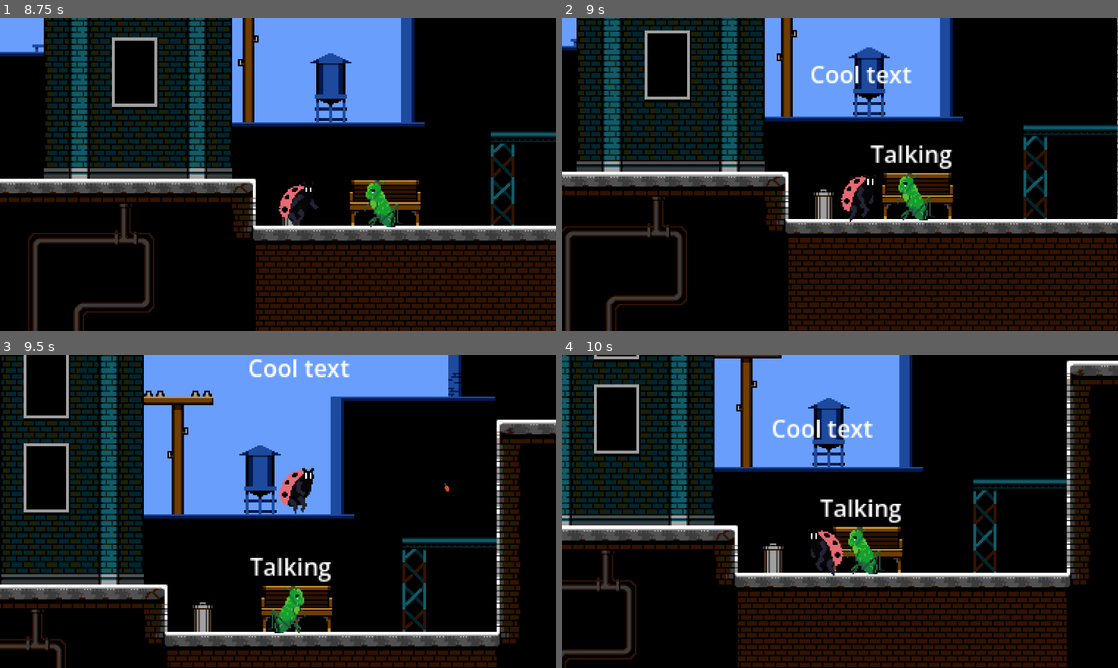
Above: before the commit, frames 1-4 (two rows, left to right).
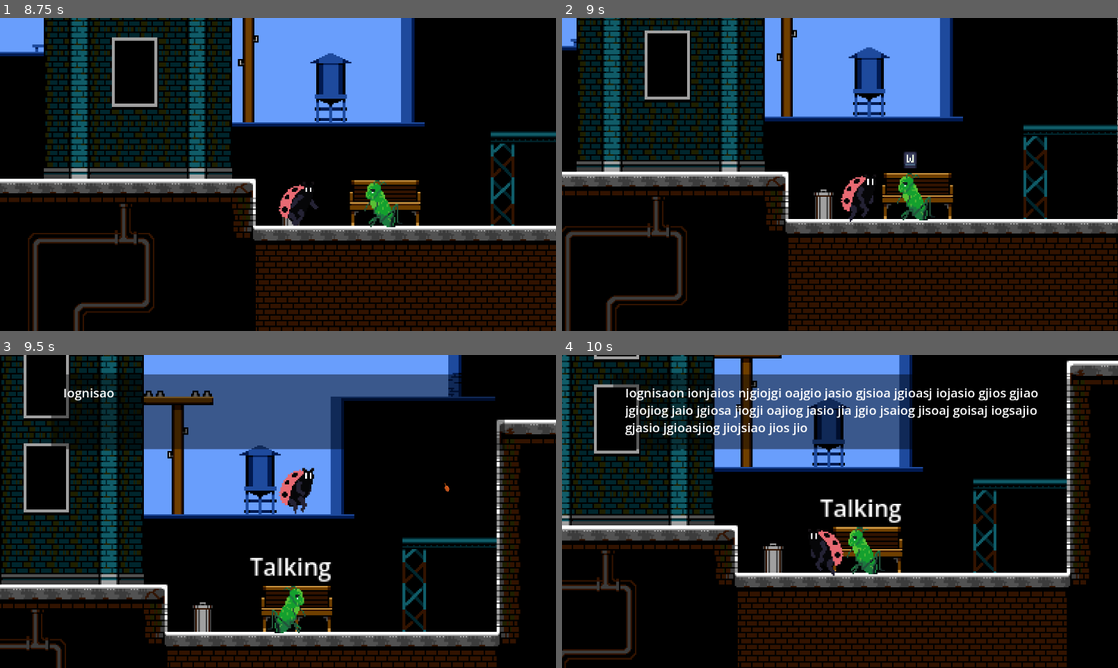
Above: after the commit, the same moments.

Repository: MineSwe/Bananerna-Studios-META-Game-Jam-2026
Game: Godot game, scene res://scenes/levels/level1.tscn
Two runs of this game, one before a commit and one after it. Both use one fixed random seed, a clock stepped at 60 frames per second and the inputs below. This scene is started directly instead of the project's main scene.
Inputs (mouse positions are in pixels of both pictures, inside the frame that each line leads up to):
- Up to frame 1 (8.75 s): tap Enter (ui_accept, bound only before the commit) at 0.5, 0.8, 1.35, 2.3, 2.85, 3.8, 4.35, 5.3, 5.85, 6.8, 7.35, 8.3 s; move the mouse to (400, 158) at 0.52 s; hold W (ui_accept, bound only after the commit) 0.53-1.28 s; hold D (right) 0.53-2.03 s; tap Space (jump) at 0.77, 1.52, 3.02, 3.77, 4.52, 6.02, 6.77, 7.52 s; move the mouse to (166, 190) at 1.27 s; tap W (ui_accept, bound only after the commit) every 1.5 s from 1.55 to 7.55 s; move the mouse to (333, 105) at 2.02 s; hold A (left) 2.03-2.78 s; hold W (ui_accept, bound only after the commit) 2.03-2.78 s; move the mouse to (250, 237) at 2.77 s; hold D (right) 2.78-4.28 s; move the mouse to (444, 221) at 3.52 s; hold W (ui_accept, bound only after the commit) 3.53-4.28 s; move the mouse to (111, 127) at 4.27 s; hold A (left) 4.28-5.03 s; move the mouse to (305, 174) at 5.02 s; hold D (right) 5.03-5.78 s; hold W (ui_accept, bound only after the commit) 5.03-5.78 s; move the mouse to (194, 96) at 5.77 s; hold A (left) 5.78-7.28 s; move the mouse to (400, 158) at 6.52 s; hold W (ui_accept, bound only after the commit) 6.53-7.28 s; move the mouse to (166, 190) at 7.27 s; hold D (right) from 7.28 s (still down); move the mouse to (333, 105) at 8.02 s; hold W (ui_accept, bound only after the commit) from 8.03 s (still down)
- Up to frame 2 (9 s): keep holding D (right); move the mouse to (812, 237) at 8.77 s; release W (ui_accept, bound only after the commit) at 8.78 s; tap Enter (ui_accept, bound only before the commit) at 8.85 s
- Up to frame 3 (9.5 s): keep holding D (right); tap Space (jump) at 9.02 s; tap W (ui_accept, bound only after the commit) at 9.05 s
- Up to frame 4 (10 s): move the mouse to (1006, 558) at 9.52 s; release D (right) at 9.53 s; hold A (left) from 9.53 s (still down); hold W (ui_accept, bound only after the commit) from 9.53 s (still down); tap Space (jump) at 9.77 s; tap Enter (ui_accept, bound only before the commit) at 9.8 s

Frame 1 is identical in both runs. In frame 2, 1.0% of the frame differs, in the area x 44-71%, y 15-49%; in frame 3, 11%, in the area x 9-91%, y 1-31%; in frame 4, 10%.

Commit message:
Added dialogue box

Diff:
--- a/Godot Project files/meta-game-jam-26/project.godot
+++ b/Godot Project files/meta-game-jam-26/project.godot
@@ -30,6 +30,16 @@
 
 [input]
 
+ui_accept={
+"deadzone": 0.5,
+"events": [Object(InputEventKey,"resource_local_to_scene":false,"resource_name":"","device":-1,"window_id":0,"alt_pressed":false,"shift_pressed":false,"ctrl_pressed":false,"meta_pressed":false,"pressed":false,"keycode":87,"physical_keycode":0,"key_label":0,"unicode":119,"location":0,"echo":false,"script":null)
+]
+}
+ui_close_dialog={
+"deadzone": 0.5,
+"events": [Object(InputEventKey,"resource_local_to_scene":false,"resource_name":"","device":-1,"window_id":0,"alt_pressed":false,"shift_pressed":false,"ctrl_pressed":false,"meta_pressed":false,"pressed":false,"keycode":32,"physical_keycode":0,"key_label":0,"unicode":32,"location":0,"echo":false,"script":null)
+]
+}
 left={
 "deadzone": 0.2,
 "events": [Object(InputEventKey,"resource_local_to_scene":false,"resource_name":"","device":-1,"window_id":0,"alt_press …(191 unchanged characters)…
--- a/Godot Project files/meta-game-jam-26/scenes/levels/level1.tscn
+++ b/Godot Project files/meta-game-jam-26/scenes/levels/level1.tscn
@@ -7,6 +7,7 @@
 [ext_resource type="PackedScene" uid="uid://v153r48llfp5" path="res://scenes/levels/titlescreen/ingame_options.tscn" id="4_8a7m2"]
 [ext_resource type="PackedScene" uid="uid://0lf81uu1l537" path="res://scenes/prefabs/leafparticles.tscn" id="5_plydf"]
 [ext_resource type="PackedScene" uid="uid://d1vl30nc35eu7" path="res://scenes/prefabs/grasshopper_npc.tscn" id="6_1seuy"]
+[ext_resource type="PackedScene" uid="uid://bxw87wn8lb8g7" path="res://scenes/prefabs/dialogue_ui.tscn" id="8_8a7m2"]
 
 [sub_resource type="TileSetAtlasSource" id="TileSetAtlasSource_lrl65"]
 texture = ExtResource("1_dywbp")
@@ -857,4 +858,6 @@
 z_index = 4
 position = Vector2(100, 17)
 
-[connection signal="dialog" from="Grasshopper" to="Player" method="_on_grasshopper_dialog"]
+[node name="dialogue_ui" parent="." unique_id=266174670 instance=ExtResource("8_8a7m2")]
+
+[connection signal="dialog" from="Grasshopper" to="dialogue_ui" method="_on_grasshopper_dialog"]
--- /dev/null
+++ b/Godot Project files/meta-game-jam-26/scenes/prefabs/dialogue_ui.tscn
@@ -0,0 +1,42 @@
+[gd_scene format=3 uid="uid://bxw87wn8lb8g7"]
+
+[ext_resource type="Script" uid="uid://chxpq4hrvccjn" path="res://scripts/ui/dialogue.gd" id="1_dxd25"]
+
+[node name="dialogue_ui" type="Control" unique_id=266174670]
+layout_mode = 3
+anchors_preset = 15
+anchor_right = 1.0
+anchor_bottom = 1.0
+grow_horizontal = 2
+grow_vertical = 2
+script = ExtResource("1_dxd25")
+
+[node name="CanvasLayer" type="CanvasLayer" parent="." unique_id=949848687]
+visible = false
+
+[node name="bg" type="ColorRect" parent="CanvasLayer" unique_id=352577837]
+anchors_preset = 5
+anchor_left = 0.5
+anchor_right = 0.5
+offset_left = -470.0
+offset_top = 40.0
+offset_right = 470.0
+offset_bottom = 195.0
+grow_horizontal = 2
+color = Color(0, 0, 0, 0.44313726)
+
+[node name="dialogue" type="RichTextLabel" parent="CanvasLayer/bg" unique_id=187775909]
+layout_mode = 1
+anchors_preset = 15
+anchor_right = 1.0
+anchor_bottom = 1.0
+offset_left = 25.0
+offset_top = 20.0
+offset_right = -30.0
+offset_bottom = -13.0
+grow_horizontal = 2
+grow_vertical = 2
+theme_override_font_sizes/normal_font_size = 26
+text = "Iognisaon ionjaios njgiojgi oajgio jasio gjsioa jgioasj iojasio gjios gjiao jgiojiog jaio jgiosa jiogji oajiog jasio jia jgio jsaiog jisoaj goisaj iogsajio gjasio jgioasjiog jiojsiao jios jio"
+scroll_active = false
+visible_characters_behavior = 1
--- a/Godot Project files/meta-game-jam-26/scripts/player.gd
+++ b/Godot Project files/meta-game-jam-26/scripts/player.gd
@@ -50,7 +50,3 @@
 		animated_sprite_2d.flip_h = true
 	else:
 		animated_sprite_2d.play("idle")
-
-func _on_grasshopper_dialog() -> void:
-	$Label.visible = true
-	pass # Replace with function body.
--- /dev/null
+++ b/Godot Project files/meta-game-jam-26/scripts/ui/dialogue.gd
@@ -0,0 +1,31 @@
+extends Node
+var is_talking = false
+var talk_speed = 20
+var text = ["I'm talking"]
+var current_text_id = 0
+@onready var dialogue = $CanvasLayer/bg/dialogue
+
+func _ready() -> void:
+	dialogue.visible_ratio = 0
+
+func _on_grasshopper_dialog() -> void:
+	text = ["oh... hello...", "Didn't see you here", "Just 10 years ago it was all perfect", "Then the 1̷̼̪̩͔̀ͮ1̜̹̈ͧ̕͜0͍̞̮̥̑ͣ́͞0̪͎̎̐̍̑͜͝0͔̄͛̒ͭ͟͡0̧̢̥̠̊͒͠1̹̍͒͘͢͡0̷̮͈ͮ̀ͧ1̴̨̹͋̐0͓̹̯̀ͪ͒͂͝0̸̻̠̝̄̏̿ came..."]
+	is_talking = true
+	$CanvasLayer.visible = true
+	current_text_id = 0
+
+func _physics_process(delta: float) -> void:
+	if is_talking == true:
+		if dialogue.visible_ratio != 1.0:
+			dialogue.visible_ratio = minf(dialogue.visible_ratio + (talk_speed * delta / dialogue.text.length()), 1.0)
+			if Input.is_action_just_pressed("ui_close_dialog"):
+				dialogue.visible_ratio = 1.0
+		else:
+			if Input.is_action_just_pressed("ui_close_dialog"):
+				current_text_id += 1
+				if current_text_id >= text.size():
+					is_talking = false
+					$CanvasLayer.visible = false
+				else:
+					dialogue.text = text[current_text_id]
+					dialogue.visible_ratio = 0
Not shown, added: Godot Project files/meta-game-jam-26/scripts/ui/dialogue.gd.uid
